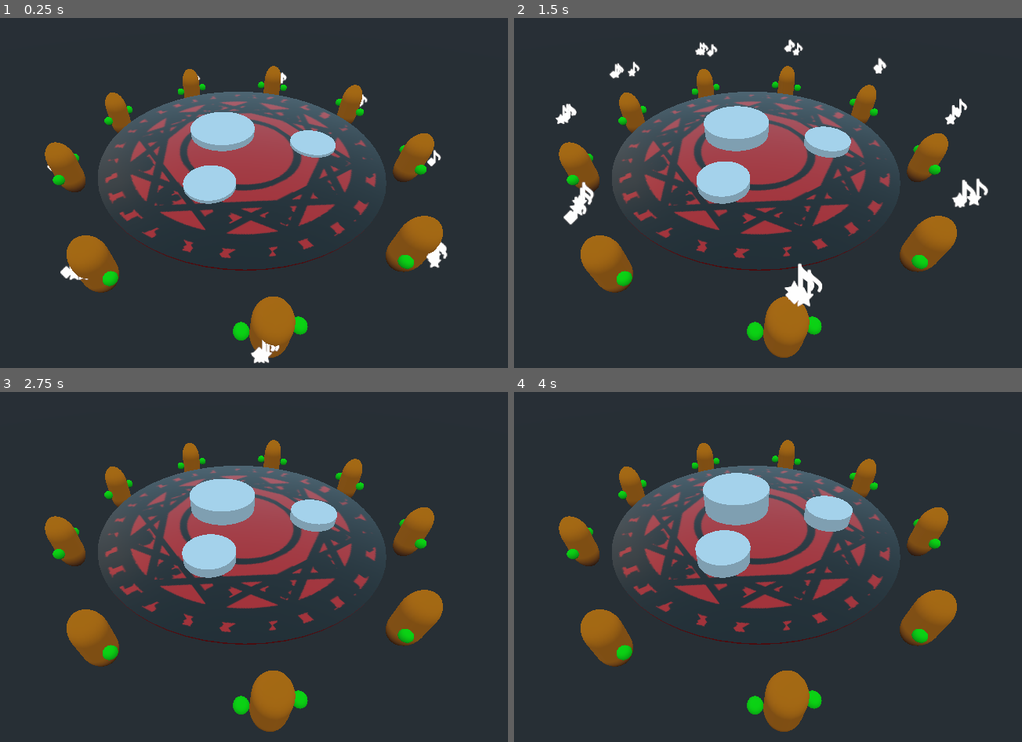
Above: before the commit, frames 1-4 (two rows, left to right).
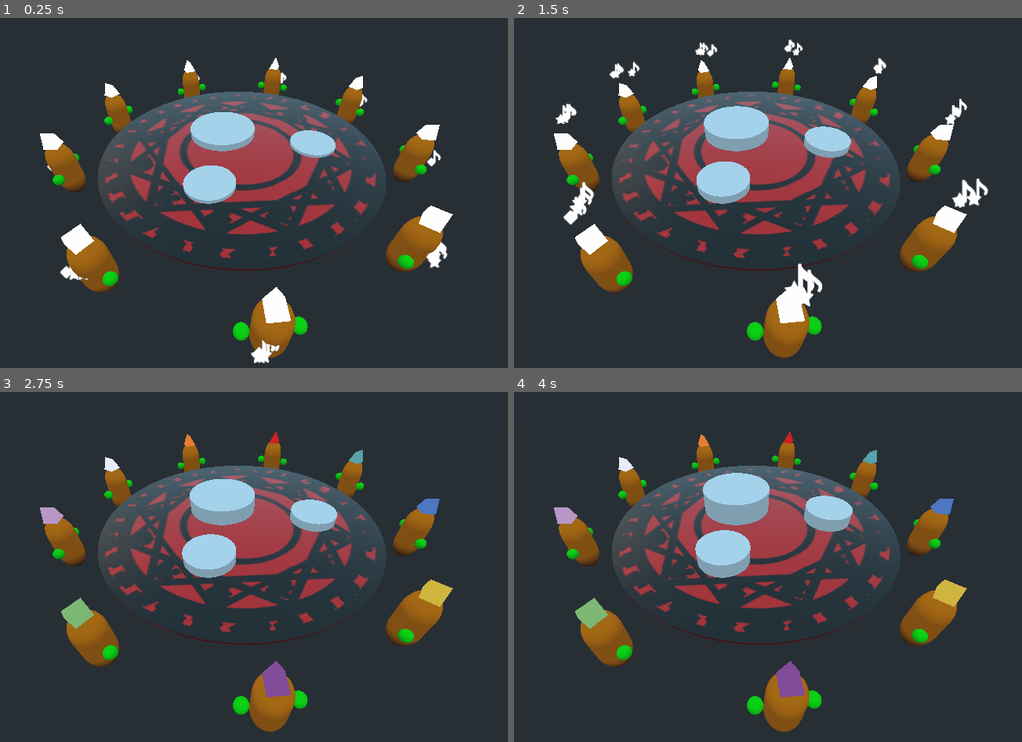
Above: after the commit, the same moments.

Repository: AbeVos/eldee47
Game: Godot game, scene res://scenes/Main.tscn
The game is run twice, just before and just after one commit, with the same random seed, the same clock (stepped at 60 frames per second) and the same inputs. The project has no main scene, so this scene is started directly.
Inputs (mouse positions are in pixels of both pictures, inside the frame that each line leads up to):
- Up to frame 1 (0.25 s): no input
- Up to frame 2 (1.5 s): tap Enter (ui_accept) at 0.5, 0.6, 0.77, 1.07 s; move the mouse to (884, 179) at 0.52 s; click (884, 179) at 0.67 s; drag from (620, 217) to (712, 270) at 1.27 s
- Up to frame 3 (2.75 s): move the mouse to (294, 490) at 2.02 s; tap Enter (ui_accept) at 2.1 s; click (294, 490) at 2.17 s
- Up to frame 4 (4 s): tap Enter (ui_accept) at 2.75, 3.5, 3.6, 3.77 s; drag from (712, 644) to (554, 518) at 2.77 s; move the mouse to (935, 626) at 3.52 s; click (935, 626) at 3.67 s

The runs differ from the first frame. In frame 1, 1.6% of the frame differs, in the area x 7-90%, y 11-88%; in frame 2, 1.5%; in frame 3, 1.6%; in frame 4, 1.6%.
Error before the commit: Attempt to call function 'duplicate' in base 'null instance' on a null instance. (res://scripts/Choir.gd:29)

Commit message:
Fix spaces

Diff:
--- a/game/scenes/Cultist.tscn
+++ b/game/scenes/Cultist.tscn
@@ -16,6 +16,7 @@
 "points": PoolVector3Array(  ),
 "tilts": PoolRealArray(  )
 }
+
 [sub_resource type="PrismMesh" id=4]
 
 [sub_resource type="SpatialMaterial" id=5]
@@ -47,20 +48,17 @@
 
 [node name="AudioStreamPlayer3D" type="AudioStreamPlayer3D" parent="Tones"]
 stream = ExtResource( 4 )
-volume_db = -80.0
 
 [node name="AudioStreamPlayer3D2" type="AudioStreamPlayer3D" parent="Tones"]
 stream = ExtResource( 3 )
-volume_db = -80.0
 
 [node name="AudioStreamPlayer3D3" type="AudioStreamPlayer3D" parent="Tones"]
 stream = ExtResource( 5 )
-volume_db = -80.0
 
 [node name="Hat" type="MeshInstance" parent="."]
 transform = Transform( 0.259723, 0, 0, 0, 0.259723, 0, 0, 0, 0.259723, 0.00508595, 1.36917, 0.0019474 )
-mesh = SubResource( 3 )
-material/0 = SubResource( 4 )
+mesh = SubResource( 4 )
+material/0 = SubResource( 5 )
 [connection signal="grabbed" from="Left" to="." method="_on_Left_grabbed"]
 [connection signal="released" from="Left" to="." method="_on_Left_released"]
 [connection signal="grabbed" from="Right" to="." method="_on_Right_grabbed"]
--- a/game/scripts/Arm.gd
+++ b/game/scripts/Arm.gd
@@ -16,67 +16,67 @@
 
 
 func _ready():
-	viewport = get_viewport()
-	camera = viewport.get_camera()
+    viewport = get_viewport()
+    camera = viewport.get_camera()
 
-	var mat = $Hand/Highlight.get_surface_material(0).duplicate(true)
-	$Hand/Highlight.set_surface_material(0, mat)
+    var mat = $Hand/Highlight.get_surface_material(0).duplicate(true)
+    $Hand/Highlight.set_surface_material(0, mat)
 
 
 func _process(delta):
-	var view_rect = viewport.get_visible_rect().size
-	var mouse_pos = viewport.get_mouse_position()
-	var mouse_pos_norm = normalize_screen_space(mouse_pos, view_rect)
+    var view_rect = viewport.get_visible_rect().size
+    var mouse_pos = viewport.get_mouse_position()
+    var mouse_pos_norm = normalize_screen_space(mouse_pos, view_rect)
 
-	var arm_pos = $Hand.global_transform.origin
-	var screen_pos = camera.unproject_position(arm_pos)
-	screen_pos = normalize_screen_space(screen_pos, view_rect)
+    var arm_pos = $Hand.global_transform.origin
+    var screen_pos = camera.unproject_position(arm_pos)
+    screen_pos = normalize_screen_space(screen_pos, view_rect)
 
-	var distance = screen_pos.distance_squared_to(mouse_pos_norm)
+    var distance = screen_pos.distance_squared_to(mouse_pos_norm)
 
-	if distance <= hand_radius:
-		# $Hand/Highlight.visible = true
-		var material = $Hand/Highlight.get_surface_material(0)
-		material.albedo_color = Color(1, 0, 0)
-		$Hand/Highlight.set_surface_material(0, material)
+    if distance <= hand_radius:
+        # $Hand/Highlight.visible = true
+        var material = $Hand/Highlight.get_surface_material(0)
+        material.albedo_color = Color(1, 0, 0)
+        $Hand/Highlight.set_surface_material(0, material)
 
-		mouse_over = true
-	elif not dragging:
-		# $Hand/Highlight.visible = false
-		var material = $Hand/Highlight.get_surface_material(0)
-		material.albedo_color = Color(0, 1, 0)
-		$Hand/Highlight.set_surface_material(0, material)
+        mouse_over = true
+    elif not dragging:
+        # $Hand/Highlight.visible = false
+        var material = $Hand/Highlight.get_surface_material(0)
+        material.albedo_color = Color(0, 1, 0)
+        $Hand/Highlight.set_surface_material(0, material)
 
-		mouse_over = false
+        mouse_over = false
 
-	if dragging:
-		var z_depth = global_transform.origin.distance_to(
-			camera.get_camera_transform().origin
-		)
-		var mouse_world_pos = camera.project_position(mouse_pos, z_depth)
+    if dragging:
+        var z_depth = global_transform.origin.distance_to(
+            camera.get_camera_transform().origin
+        )
+        var mouse_world_pos = camera.project_position(mouse_pos, z_depth)
 
-		$Hand.global_transform.origin = mouse_world_pos
+        $Hand.global_transform.origin = mouse_world_pos
 
-	if $Hand.transform.origin.distance_to(Vector3(0, 0, 0)) >= arm_radius:
-		var direction = $Hand.transform.origin.normalized()
+    if $Hand.transform.origin.distance_to(Vector3(0, 0, 0)) >= arm_radius:
+        var direction = $Hand.transform.origin.normalized()
 
-		$Hand.transform.origin = direction * arm_radius
+        $Hand.transform.origin = direction * arm_radius
 
-	var height = $Hand.transform.origin.y
-	value = (height + arm_radius) / (2 * arm_radius)
+    var height = $Hand.transform.origin.y
+    value = (height + arm_radius) / (2 * arm_radius)
 
 
 func _input(event):
-	if event is InputEventMouseButton:
-		if mouse_over and not locked:
-			if dragging:
-				dragging = false
-				emit_signal("released")
-			else:
-				dragging = true
-				emit_signal("grabbed")
+    if event is InputEventMouseButton:
+        if mouse_over and not locked:
+            if dragging:
+                dragging = false
+                emit_signal("released")
+            else:
+                dragging = true
+                emit_signal("grabbed")
 
 
 func normalize_screen_space(point, rect):
-	var axis = max(rect.x, rect.y)
-	return point / axis
+    var axis = max(rect.x, rect.y)
+    return point / axis
--- a/game/scripts/BodyPart.gd
+++ b/game/scripts/BodyPart.gd
@@ -10,36 +10,36 @@
 onready var is_active = true
 
 func _ready():
-	$Mesh.scale = Vector3($Mesh.scale.x, body_part_progress / 100.0, $Mesh.scale.z)
+    $Mesh.scale = Vector3($Mesh.scale.x, body_part_progress / 100.0, $Mesh.scale.z)
 
 func increment_part():
-	if (is_active):
-		body_part_progress += PROGRESS_VALUE
+    if (is_active):
+        body_part_progress += PROGRESS_VALUE
 
 
 func update_body_part():
-	if (is_active):
-		body_part_progress -= REGRESS_VALUE
+    if (is_active):
+        body_part_progress -= REGRESS_VALUE
 
-		if (body_part_progress >= 100):
-			emit_signal("body_part_complete")
-			is_active = false
+        if (body_part_progress >= 100):
+            emit_signal("body_part_complete")
+            is_active = false
 
-		if (body_part_progress <= 0):
-			emit_signal("body_part_failed")
-			is_active = false
-			$Mesh.visible = false
+        if (body_part_progress <= 0):
+            emit_signal("body_part_failed")
+            is_active = false
+            $Mesh.visible = false
 
-	#print("body_part_progress: ", body_part_progress)
+    #print("body_part_progress: ", body_part_progress)
 
 
 func _on_IncrementTimer_timeout():
-	update_body_part()
+    update_body_part()
 
 func _process(delta):
-	var last_scale = $Mesh.scale
-	var new_scale = Vector3(last_scale.x, body_part_progress / 100.0, last_scale.z)
-	$Mesh.scale = $Mesh.scale.linear_interpolate(new_scale, delta + 0.3)
+    var last_scale = $Mesh.scale
+    var new_scale = Vector3(last_scale.x, body_part_progress / 100.0, last_scale.z)
+    $Mesh.scale = $Mesh.scale.linear_interpolate(new_scale, delta + 0.3)
 
-	if (Input.is_action_just_released("ui_accept")):
-		increment_part()
+    if (Input.is_action_just_released("ui_accept")):
+        increment_part()
Not shown: 1 places in game/scenes/Cultist.tscn that only renumber resources
